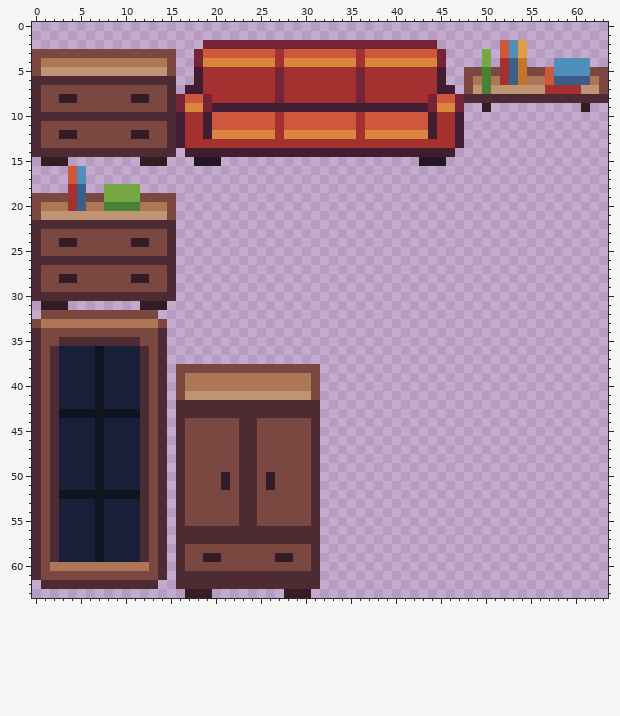
Two states of a pixel-art sprite, Assets/Sprites/Furnitures.png. This is how it looked before the edit.
The file is 64x64 pixels.
The same view after the edit:
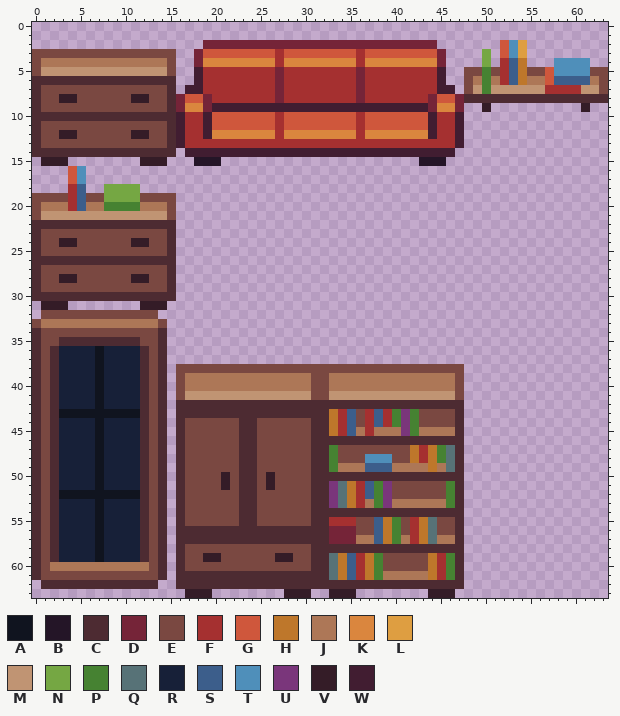
Palette (. is transparent): A #10141f  B #241527  C #4d2b32  D #752438  E #7a4841  F #a53030  G #cf573c  H #be772b  J #ad7757  K #da863e  L #de9e41  M #c09473  N #75a743  P #468232  Q #577277  R #172038  S #3c5e8b  T #4f8fba  U #7a367b  V #341c27  W #411d31
The edit:
{"y":38,"x":32,"old":"................","new":"EEEEEEEEEEEEEEEE"}
{"y":39,"x":32,"old":"................","new":"EJJJJJJJJJJJJJJE"}
{"y":40,"x":32,"old":"................","new":"EJJJJJJJJJJJJJJE"}
{"y":41,"x":32,"old":"................","new":"EMMMMMMMMMMMMMME"}
{"y":42,"x":32,"old":"................","new":"CCCCCCCCCCCCCCCC"}
{"y":43,"x":32,"old":"................","new":"CHFSEFSFPUPEEEEC"}
{"y":44,"x":32,"old":"................","new":"CHFSEFSFPUPEEEEC"}
{"y":45,"x":32,"old":"................","new":"CHFSJFJJJUPJJJJC"}
{"y":46,"x":32,"old":"................","new":"CCCCCCCCCCCCCCCC"}
{"y":47,"x":32,"old":"................","new":"CPEEEEEEEEHFHPQC"}
{"y":48,"x":32,"old":"................","new":"CPEEETTTEEHFHPQC"}
{"y":49,"x":32,"old":"................","new":"CPJJJSSSJJJJHJQC"}
{"y":50,"x":32,"old":"................","new":"CCCCCCCCCCCCCCCC"}
{"y":51,"x":32,"old":"................","new":"CUQHFSPUEEEEEEPC"}
{"y":52,"x":32,"old":"................","new":"CUQHFSPUEEEEEEPC"}
{"y":53,"x":32,"old":"................","new":"CUQHFJPUJJJJJJPC"}
{"y":54,"x":32,"old":"................","new":"CCCCCCCCCCCCCCCC"}
{"y":55,"x":32,"old":"................","new":"CFFFEESHPEFHQEEC"}
{"y":56,"x":32,"old":"................","new":"CDDDEESHPEFHQEEC"}
{"y":57,"x":32,"old":"................","new":"CDDDJJSHPJFHQJJC"}
{"y":58,"x":32,"old":"................","new":"CCCCCCCCCCCCCCCC"}
{"y":59,"x":32,"old":"................","new":"CQHSFHPEEEEEHFPC"}
{"y":60,"x":32,"old":"................","new":"CQHSFHPEEEEEHFPC"}
{"y":61,"x":32,"old":"................","new":"CQHSFHPJJJJJHFPC"}
{"y":62,"x":32,"old":"................","new":"CCCCCCCCCCCCCCCC"}
{"y":63,"x":33,"old":"...","new":"VVV"}
{"y":63,"x":44,"old":"...","new":"VVV"}
{"label":"added","picture_box":[320,364,464,598]}
